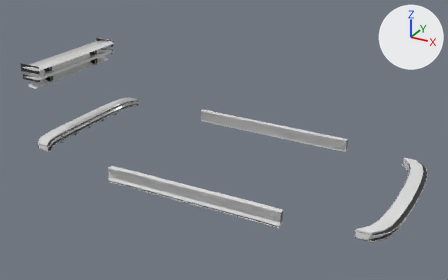
Two versions of the glTF model veiculos/sketchfab/pecas/jabuti/jabuti_pecas.glb, one commit apart.
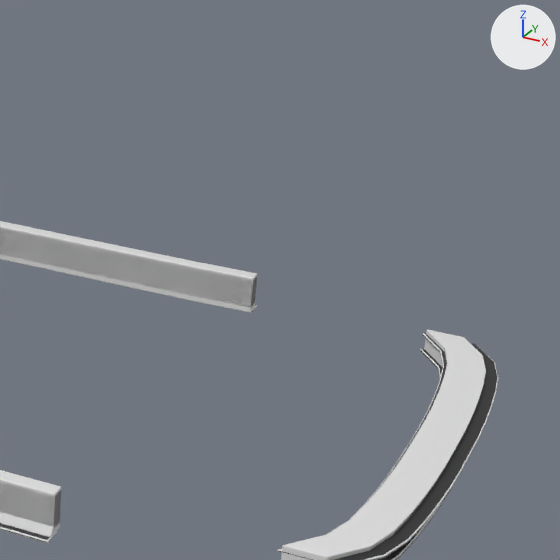
Old and new are each drawn whole from a 50 mm lens placed at (2.273, -4.322, 2.555), pointed at (-0.083, -0.038, 0.413) and again close up on the part from 59% to 100% of the width and 17% to 84% of the height. Lighting does not change. The marker at upper right points along +X, +Y and +Z. The first two pictures are the older version.

The scene before the commit, as lines of its bpy script (objects in view):
```python
me_bumper_front__esportivo = bpy.data.meshes.new('bumper_front__esportivo')
me_bumper_front__esportivo.from_pydata(...)  # 536 vertices, 1056 faces; spans x 1.286..1.551, y -0.658..0.658, z 0.2..0.274
# faces by material slot: [916, 140]
me_bumper_front__esportivo.materials.append(mat_pintura)  # white #e7e7e7
me_bumper_front__esportivo.materials.append(mat_chassi)  # black #2c2c2d
me_bumper_front__lip = bpy.data.meshes.new('bumper_front__lip')
me_bumper_front__lip.from_pydata(...)  # 212 vertices, 420 faces; spans x 1.286..1.569, y -0.658..0.658, z 0.252..0.26
# faces by material slot: [304, 116]
me_bumper_front__lip.materials.append(mat_pintura)  # white #e7e7e7
me_bumper_front__lip.materials.append(mat_chassi)  # black #2c2c2d
me_saia__esportiva = bpy.data.meshes.new('saia__esportiva')
me_saia__esportiva.from_pydata(...)  # 612 vertices, 1208 faces; spans x -0.77..0.77, y -0.8..0.8, z 0.18..0.3
# faces by material slot: [1072, 136]
me_saia__esportiva.materials.append(mat_pintura)  # white #e7e7e7
me_saia__esportiva.materials.append(mat_chassi)  # black #2c2c2d
ob_bumper_front__esportivo = bpy.data.objects.new('bumper_front__esportivo', me_bumper_front__esportivo)
ob_bumper_front__esportivo.location = (0.0, 0.0, 0.0)
ob_bumper_front__lip = bpy.data.objects.new('bumper_front__lip', me_bumper_front__lip)
ob_bumper_front__lip.location = (0.0, 0.0, 0.0)
ob_saia__esportiva = bpy.data.objects.new('saia__esportiva', me_saia__esportiva)
ob_saia__esportiva.location = (0.0, 0.0, 0.0)
# also in view: 'saia__lisa' at (0.0, 0.0, 0.25)
```
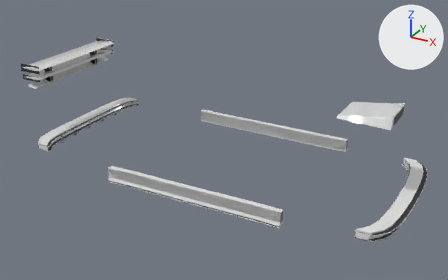
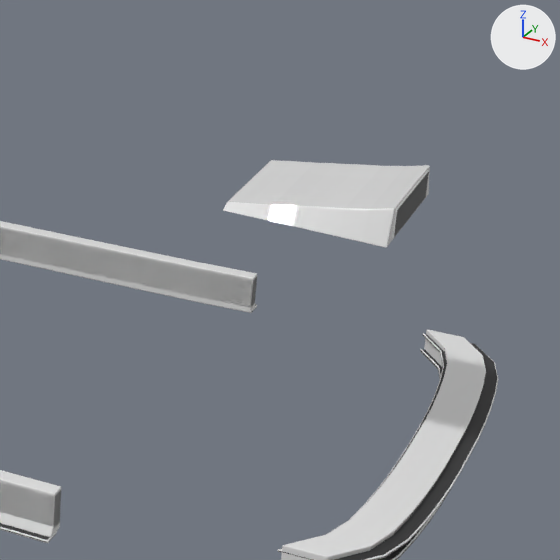
What differs and where, as boxes [x1, y1, x2, y2] in the close-ups (560 x 560 px):
'hood__tomada', added: after [223, 160, 430, 248]
    faces in mat_pintura (white #e7e7e7): [223, 160, 430, 248]
    faces in mat_chassi (black #2c2c2d): [394, 172, 429, 237]

Patch to the scene script:
```diff
--- a/veiculos/sketchfab/pecas/jabuti/jabuti_pecas.glb.py
+++ b/veiculos/sketchfab/pecas/jabuti/jabuti_pecas.glb.py
@@ me_hood__tomada @@
+me_hood__tomada.from_pydata(...)  # 170 vertices, 332 faces; spans x 0.945..1.353, y -0.199..0.199, z 0.85..0.938
+# faces by material slot: [320, 12]
+me_hood__tomada.materials.append(mat_pintura)  # white #e7e7e7
+me_hood__tomada.materials.append(mat_chassi)  # black #2c2c2d
@@ ob_hood__tomada @@
+ob_hood__tomada = bpy.data.objects.new('hood__tomada', me_hood__tomada)
+ob_hood__tomada.location = (0.0, 0.0, 0.0)
```
